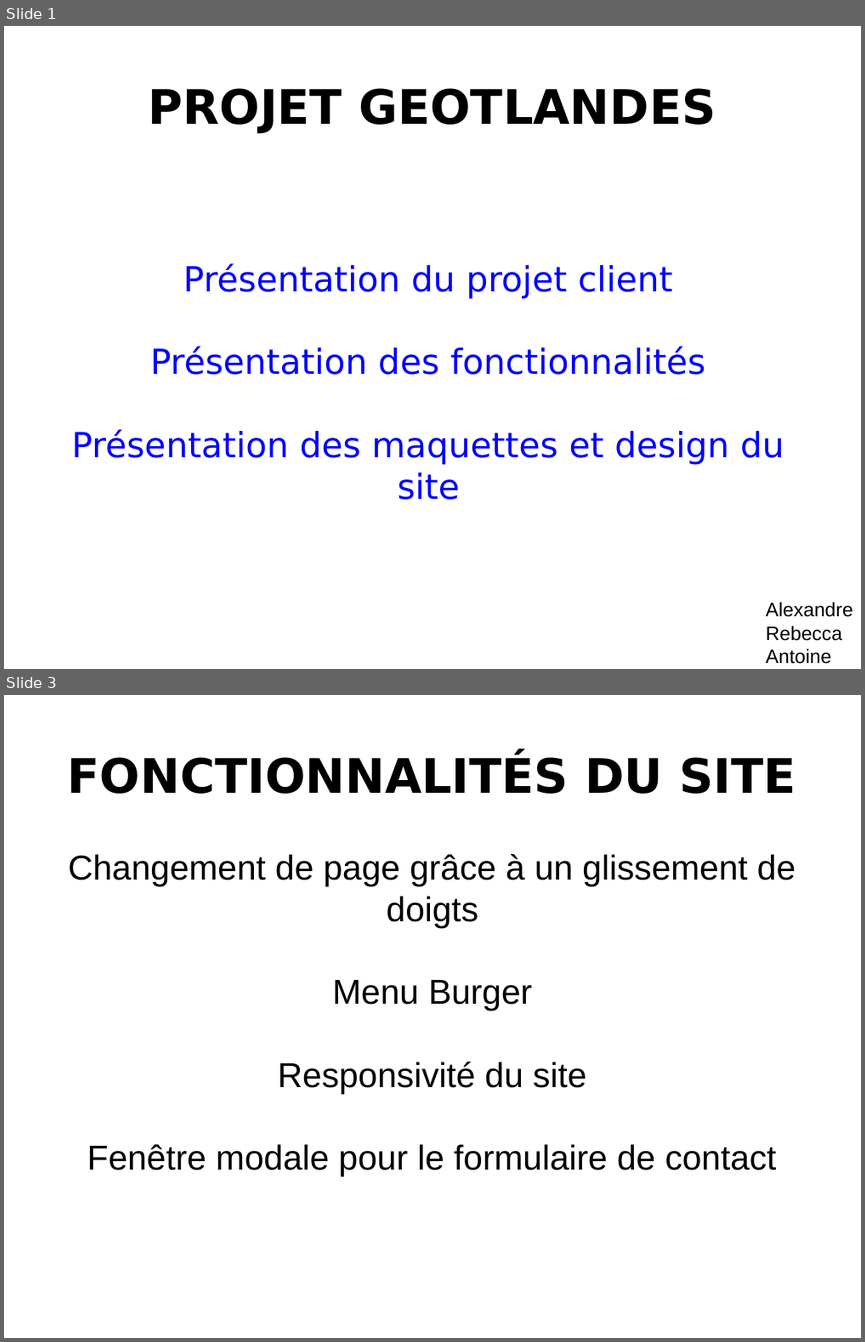
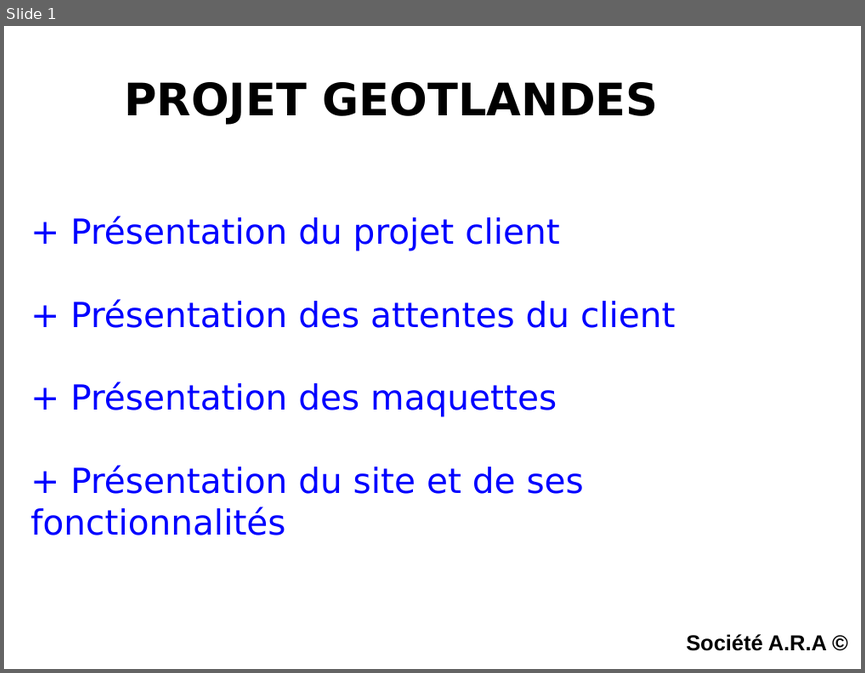
Before and after one commit to KatsuKumi/GeotLandes_WCS, a slide deck: Diapo/Diapo.odp. Shown one above the other, each under a label of ours: slides 1 and 3 before the commit, slide 1 after it; the slides between them are not shown. The pictures are 865x1342 and 865x673 pixels, drawn with LibreOffice and Linux fonts; fonts in the diff are those of the drawing; background and template pictures are left out. Boxes give left, top, right and bottom in pixels: in the first picture for what was removed or moved away, otherwise in the second. Text is boxed around its words. In the diff, an @@ line names an element or a change of style, - is before the commit and + after.

```diff
--- a/Diapo/Diapo.odp
+++ b/Diapo/Diapo.odp
@@ slide 3 removed at (4,695,861,1338), background #FFFFFF @@
@@ title removed at (68,755,796,794) @@
-FONCTIONNALITÉS DU SITE
@@ text removed at (68,854,795,1176) @@
-Changement de page grâce à un glissement de doigts
-Menu Burger
-Responsivité du site
-Fenêtre modale pour le formulaire de contact
@@ slide 1 changed as well @@
@@ title "PROJET GEOTLANDES" at (124,82,658,124): size 44 to 41.4 pt @@
@@ subtitle at (30,216,676,535): text changed @@
-Présentation du projet client
-Présentation des fonctionnalités
-Présentation des maquettes et design du site
++ Présentation du projet client
++ Présentation des attentes du client
++ Présentation des maquettes
++ Présentation du site et de ses fonctionnalités
@@ text removed at (766,601,853,664) @@
-Alexandre
-Rebecca
-Antoine
@@ text added at (686,634,827,651), 20 pt, text #000000, bold @@
+Société A.R.A ©
```
Also in this commit, not shown: 2 other slides changed, 2 slides added, 3 other slides removed, 1 other file.
